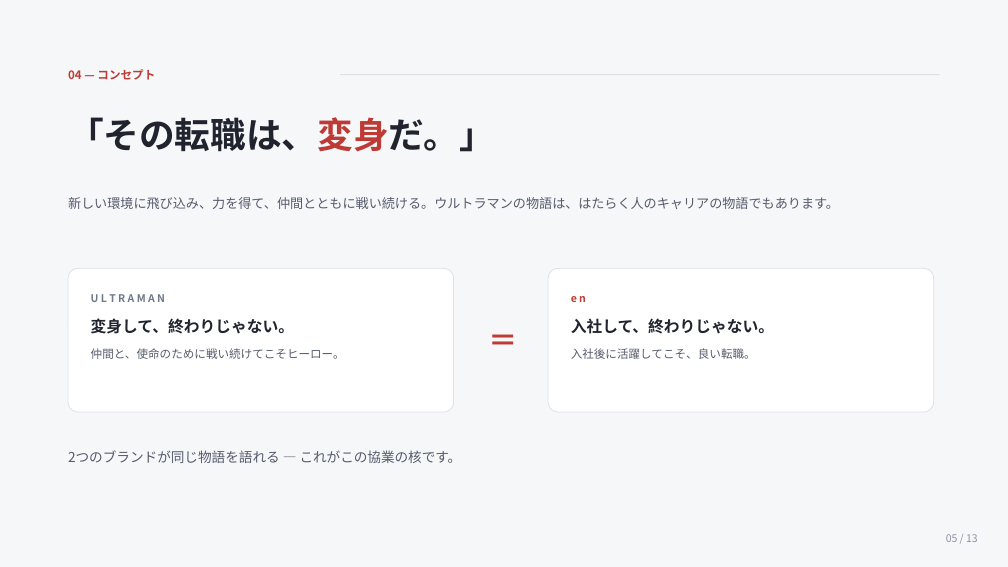
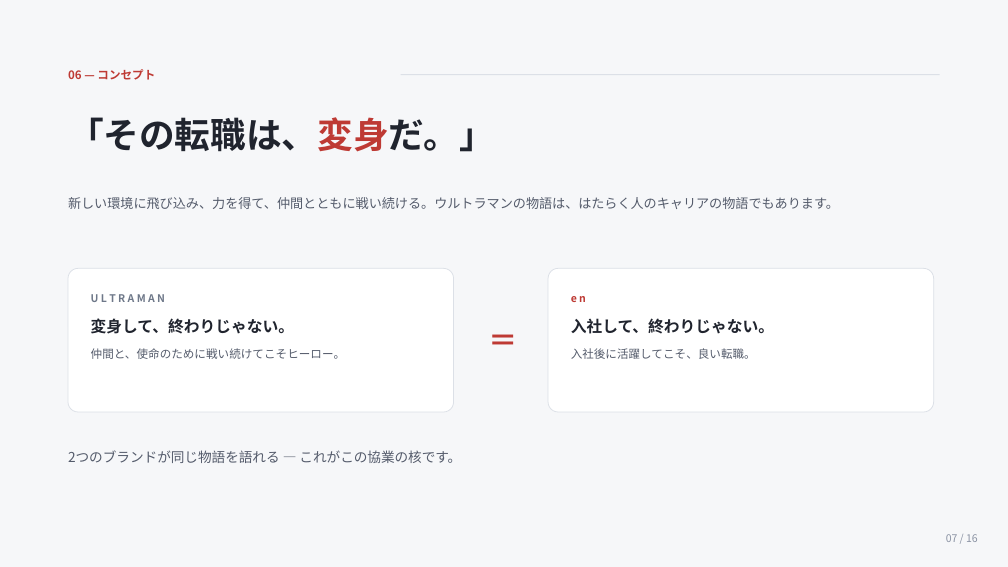
Before and after one commit to hayatoshintani-spe/kessho-lens, a slide deck: slide 7 of docs/PRESENTATION_EN_OCHI.pptx (slide 5 before the commit). Drawn at 1008x567 pixels with LibreOffice and Linux fonts; fonts in the diff are those of the drawing. Boxes give left, top, right and bottom in pixels: in the first picture for what was removed or moved away, otherwise in the second. Text is boxed around its words. In the diff, an @@ line names an element or a change of style, - is before the commit and + after.

```diff
--- a/docs/PRESENTATION_EN_OCHI.pptx
+++ b/docs/PRESENTATION_EN_OCHI.pptx
@@ text at (x1=68, y1=69, x2=155, y2=80): text changed @@
-04 — コンセプト
+06 — コンセプト
@@ rectangle resized from (x1=340, y1=74, x2=940, y2=75) to (x1=401, y1=74, x2=940, y2=75) @@
@@ text at (x1=946, y1=534, x2=978, y2=542): text changed @@
-05 / 13
+07 / 16
```
Also in this commit, not shown: 10 other slides changed, 5 slides added, 2 slides removed, 1 other file.
